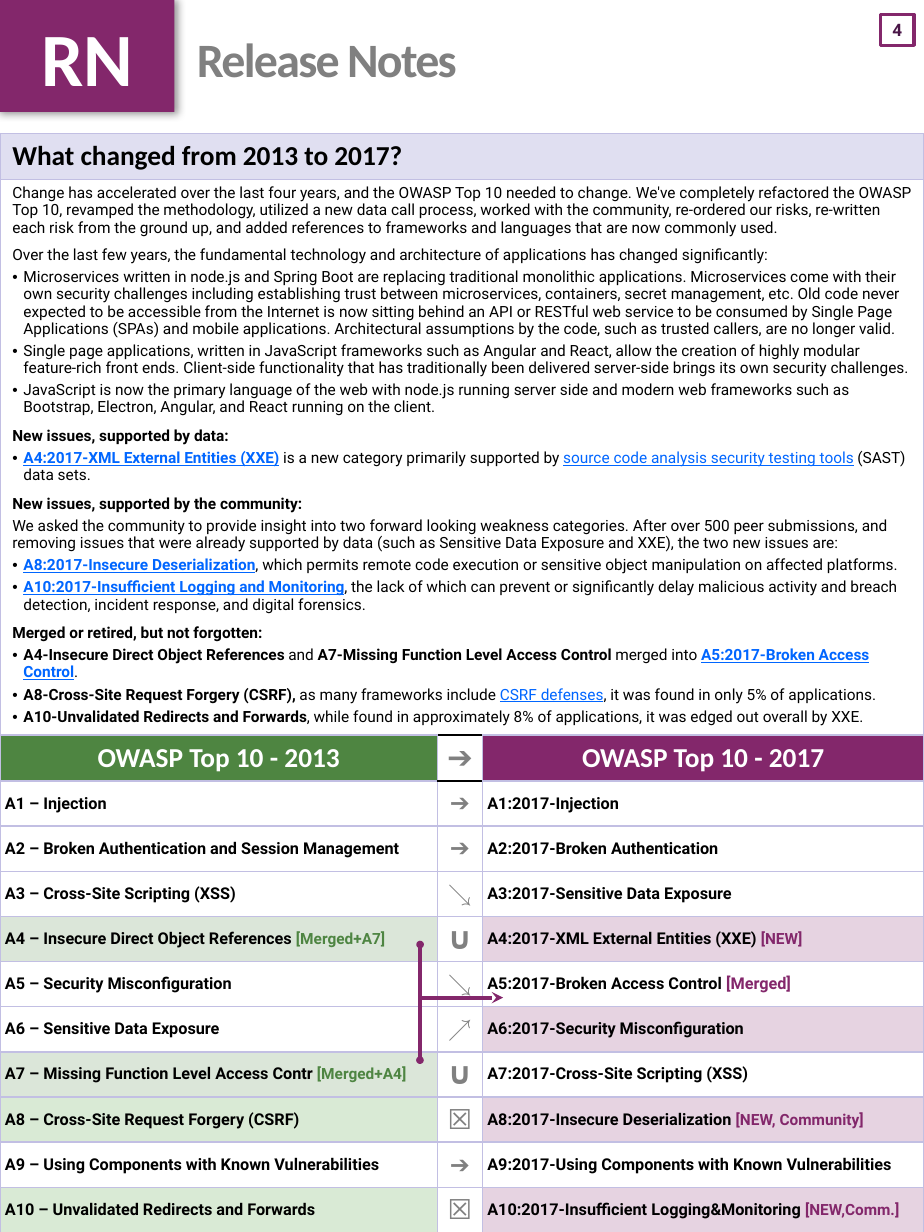
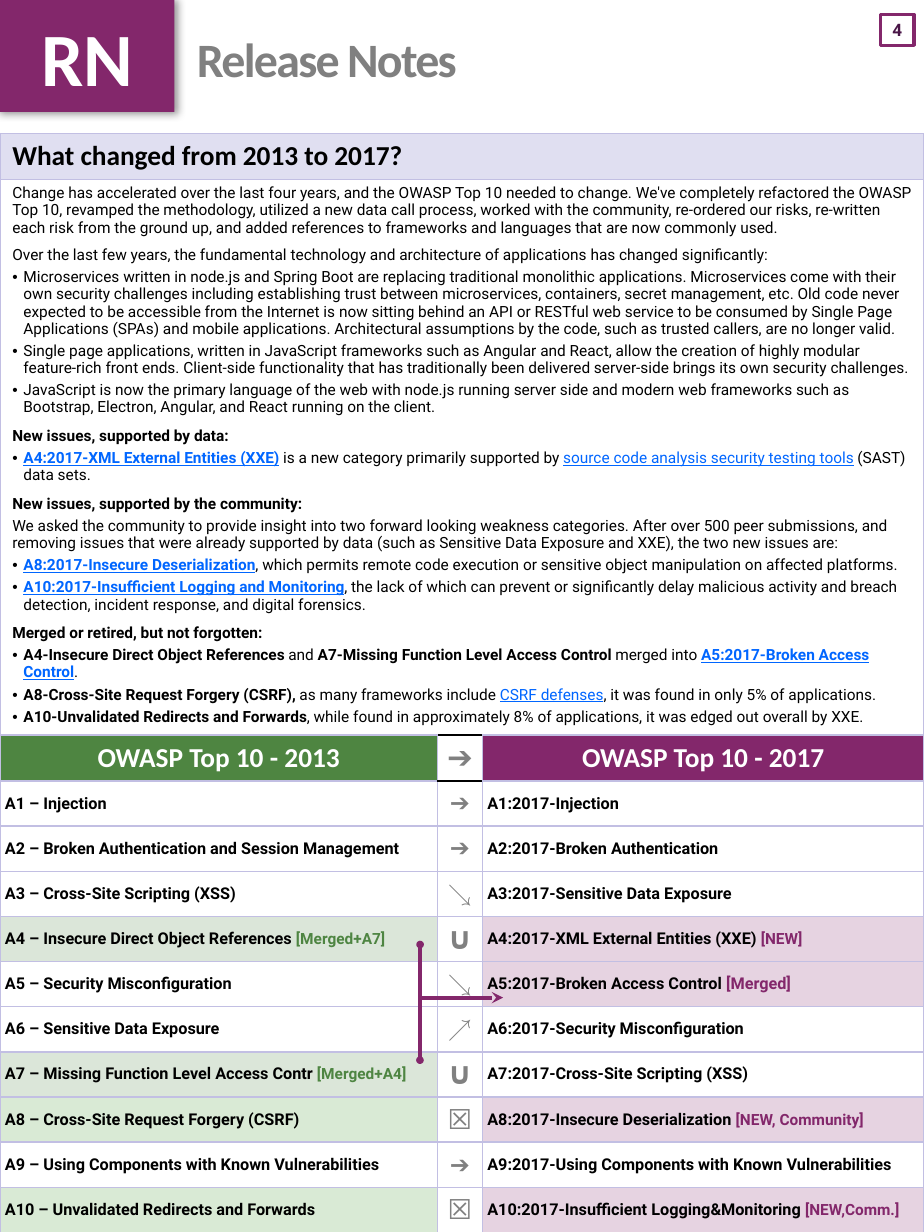
Before and after one commit to OWASP/Top10, a slide deck: slide 5 of 2017/OWASP Top 10-2017 (en).pptx. Drawn at 924x1232 pixels with LibreOffice and Linux fonts; fonts in the diff are those of the drawing. Boxes give left, top, right and bottom in pixels: in the first picture for what was removed or moved away, otherwise in the second. Text is boxed around its words. In the diff, an @@ line names an element or a change of style, - is before the commit and + after.

```diff
--- a/2017/OWASP Top 10-2017 (en).pptx
+++ b/2017/OWASP Top 10-2017 (en).pptx
@@ table at bbox=[0, 736, 924, 1232] @@
@@ fill none to #83276B at 20% opacity in row 6, column 3 @@
@@ fill #83276B at 20% opacity to none in row 7, column 3 @@
```
Also in this commit, not shown: 3 other slides changed.
